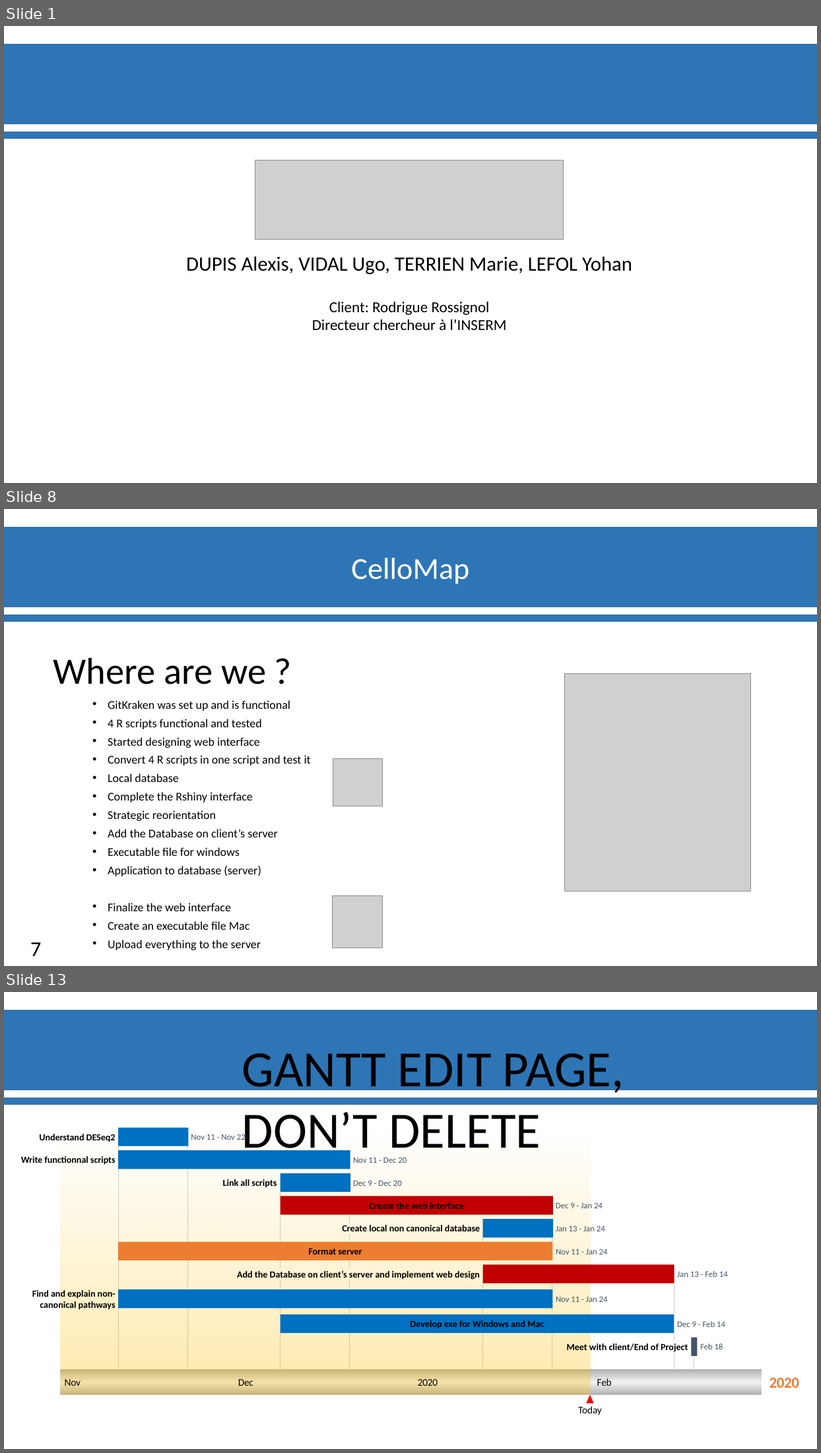
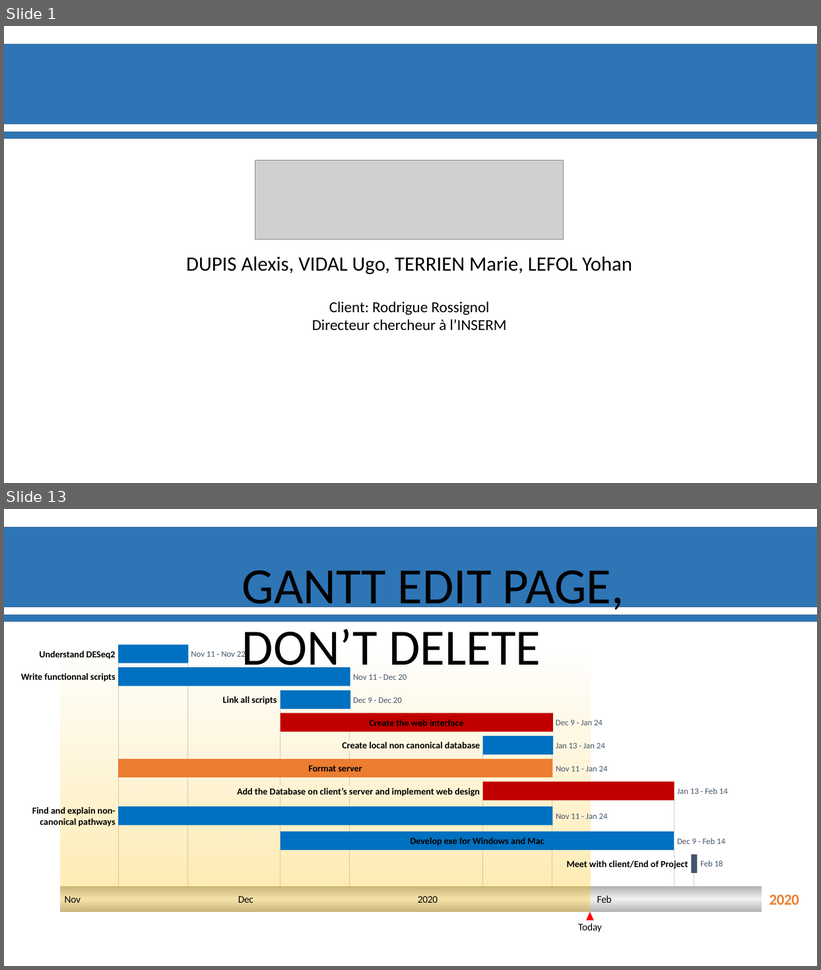
Before and after one commit to Ylefol/projet-INSERM_V5, a slide deck: Slides/Soutenance_Final.pptx. Shown one above the other, each under a label of ours: slides 1, 8 and 13 before the commit, slides 1 and 13 after it; the slides between them are not shown. The pictures are 821x1453 and 821x970 pixels, drawn with LibreOffice and Linux fonts; fonts in the diff are those of the drawing; grey boxes stand for pictures; background and template pictures are left out. Boxes give left, top, right and bottom in pixels: in the first picture for what was removed or moved away, otherwise in the second. Text is boxed around its words. In the diff, an @@ line names an element or a change of style, - is before the commit and + after.

```diff
--- a/Slides/Soutenance_Final.pptx
+++ b/Slides/Soutenance_Final.pptx
@@ slide 8 removed at box(4, 509, 817, 966), background #FFFFFF; not listed: 2 template elements that a slide beside it also shows @@
@@ text removed at box(351, 558, 469, 584) @@
-CelloMap
@@ text removed at box(54, 657, 266, 685) @@
-Where are we ?
@@ picture removed at box(565, 674, 751, 891) @@
@@ text removed at box(108, 700, 311, 951) @@
-• GitKraken was set up and is functional
-• 4 R scripts functional and tested
-• Started designing web interface
-• Convert 4 R scripts in one script and test it
-• Local database
-• Complete the Rshiny interface
-• Strategic reorientation
-• Add the Database on client’s server
-• Executable file for windows
-• Application to database (server)
-• Finalize the web interface
-• Create an executable file Mac
-• Upload everything to the server
@@ picture removed at box(333, 758, 383, 807) @@
@@ picture removed at box(332, 896, 383, 949) @@
@@ page number removed at box(30, 943, 41, 956) @@
-7
```
Also in this commit, not shown: 9 slides changed, 2 slides added, 1 other slide removed.
